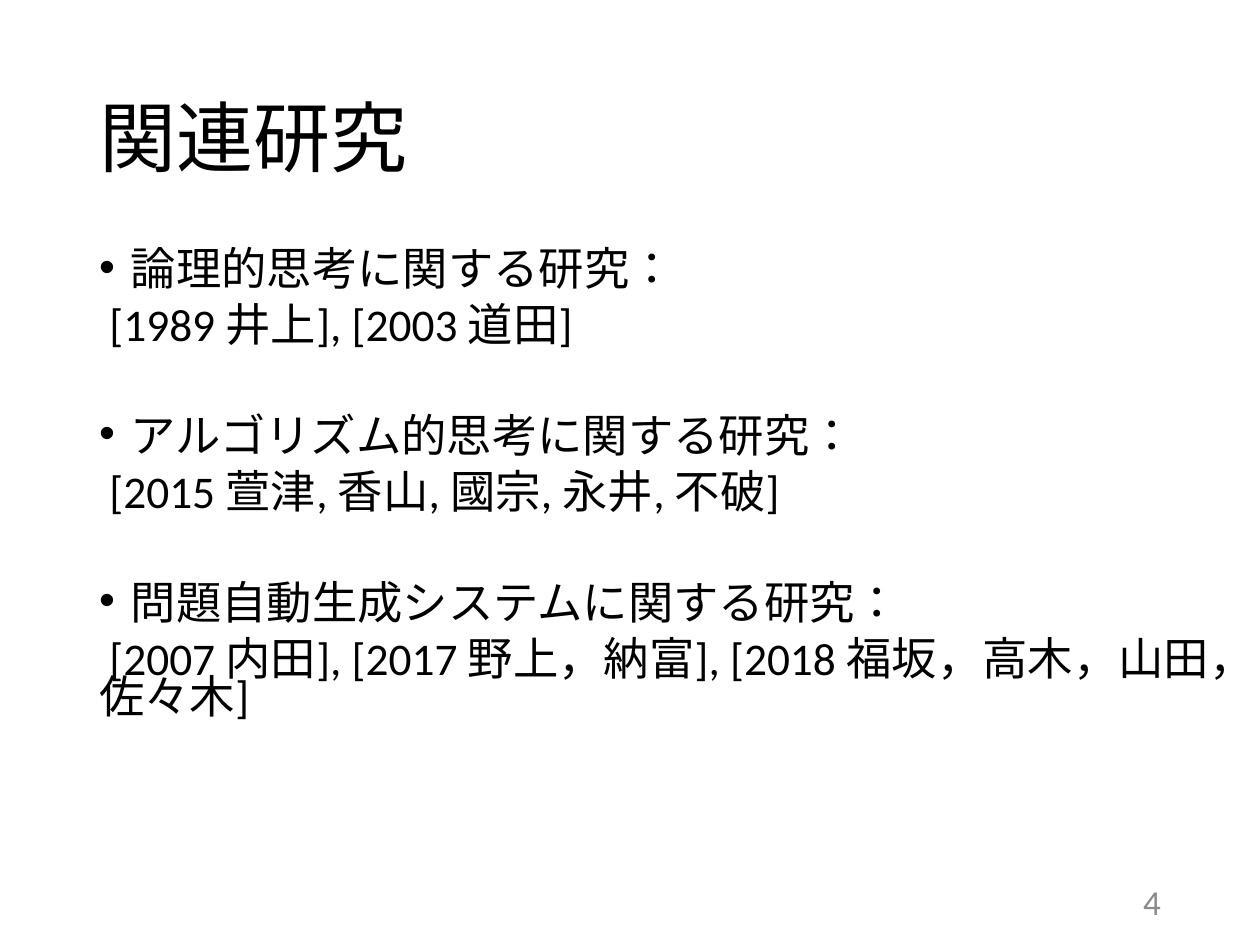
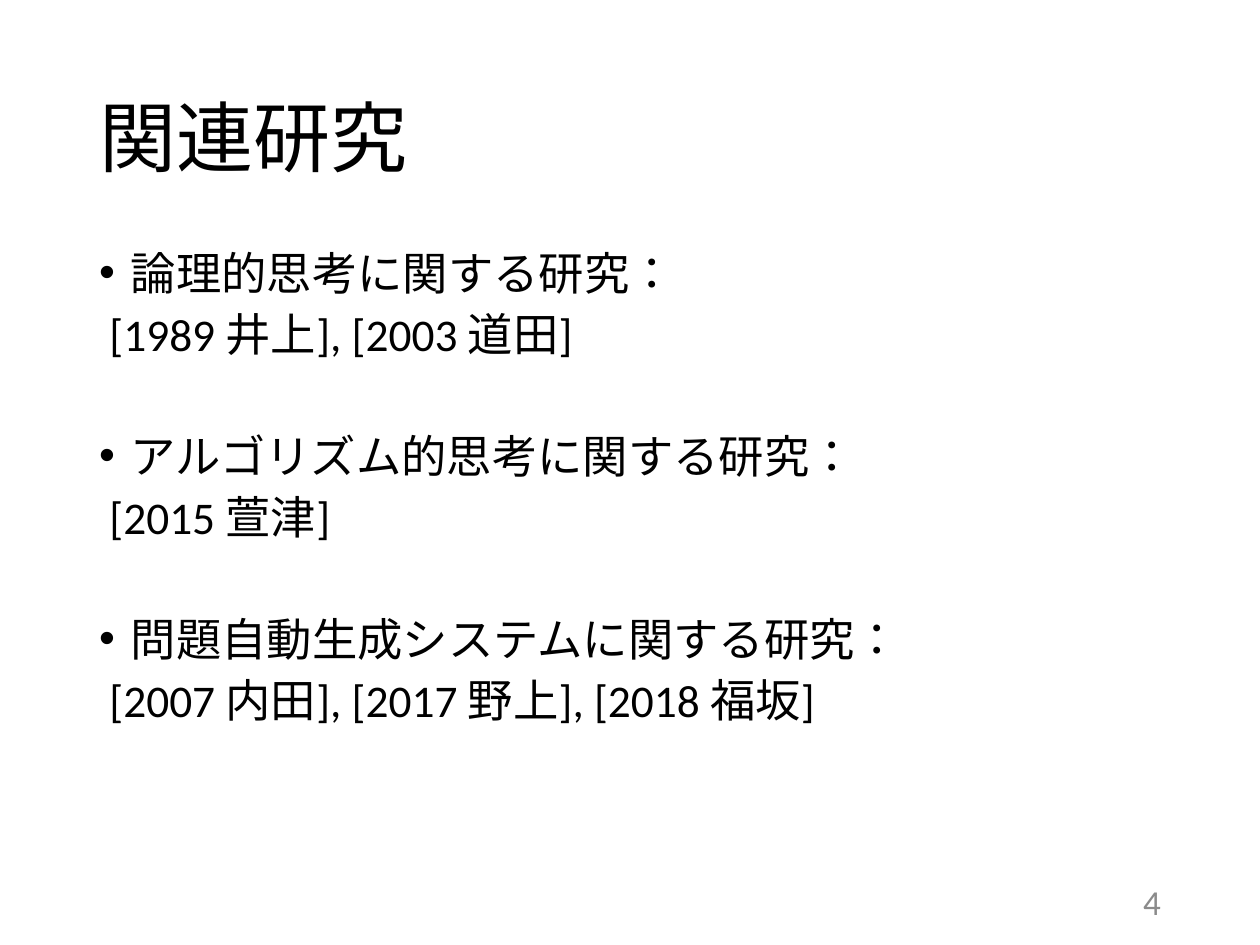
Before and after one commit to kait-takanolab/1821121-shimaoka-thesis, a slide deck: slide 4 of 1821121_shimaoka_thesis.pptx. Drawn at 1260x945 pixels with LibreOffice and Linux fonts; fonts in the diff are those of the drawing. Boxes give left, top, right and bottom in pixels: in the first picture for what was removed or moved away, otherwise in the second. Text is boxed around its words. In the diff, an @@ line names an element or a change of style, - is before the commit and + after.

```diff
--- a/1821121_shimaoka_thesis.pptx
+++ b/1821121_shimaoka_thesis.pptx
@@ text at (109, 252, 900, 660): line spacing 0.7 to 0.8 @@
@@ text at (109, 496, 331, 541): text changed @@
-[2015 萱津, 香山, 國宗, 永井, 不破]
+[2015 萱津]
@@ text at (109, 679, 815, 724): text changed @@
-[2007 内田], [2017 野上，納富], [2018 福坂，高木，山田，佐々木]
+[2007 内田], [2017 野上], [2018 福坂]
```
Also in this commit, not shown: 10 other slides changed, 2 slides added, 3 slides removed.
